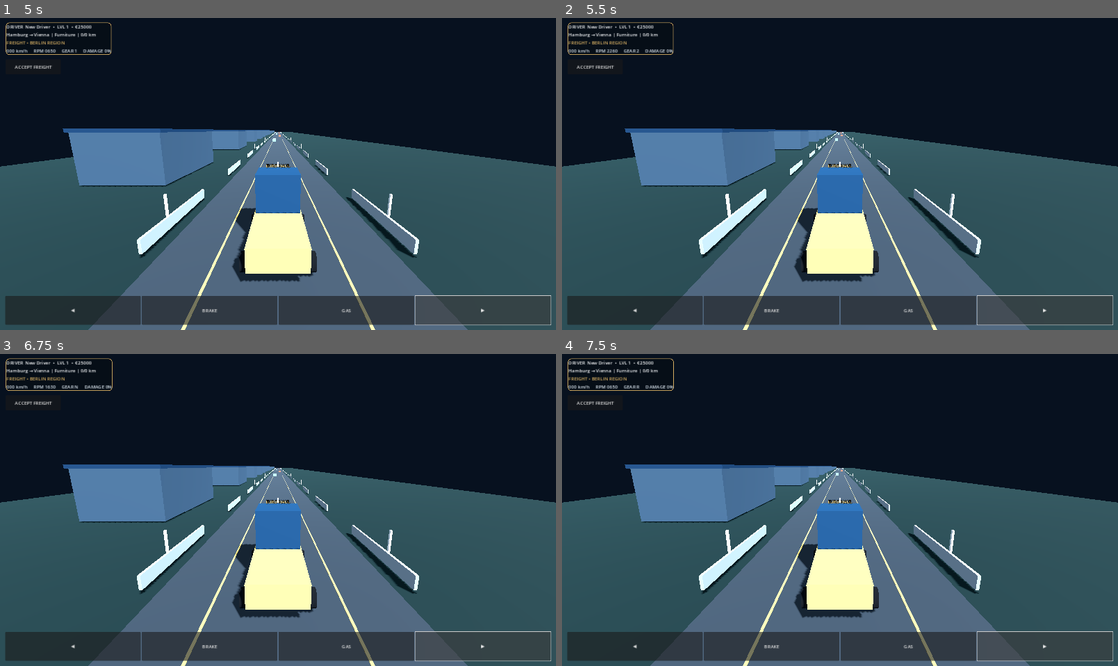
Above: before the commit, frames 1-4 (two rows, left to right).
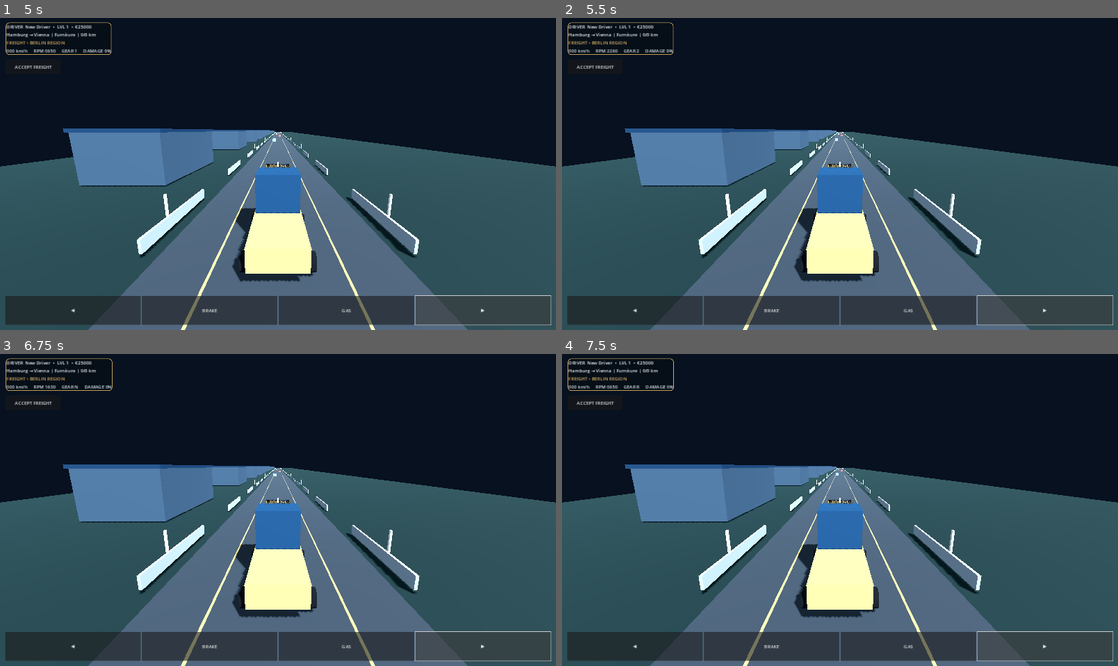
Above: after the commit, the same moments.

Repository: haseebop668-a11y/EURO-HAUL
Game: Godot game, scene res://Scenes/Main.tscn
Same seed, same stepped clock (60 frames per second), same inputs: the game is played once before the commit and once after it.
Inputs:
- Up to frame 1 (5 s): click "ACCEPT FREIGHT" at 0.5 s; click "ACCEPT FREIGHT" at 1.25 s; click "◀" at 2 s; click "BRAKE" at 2.75 s; click "GAS" at 3.5 s; click "▶" at 4.25 s
- Up to frame 2 (5.5 s): tap Enter at 5 s; hold W (accelerate) from 5.03 s (still down); tap E at 5.1 s
- Up to frame 3 (6.75 s): tap Space (brake) at 5.75 s; tap Q at 5.85 s; tap Enter at 6.5 s; release W (accelerate) at 6.53 s; hold A (steer_left) from 6.53 s (still down); tap N at 6.6 s
- Up to frame 4 (7.5 s): keep holding A (steer_left); tap Space (brake) at 7.25 s; tap R at 7.35 s

Frame 1 is identical in both runs. In frame 2, less than 0.1% of the frame differs, in the area x 11-76%, y 36-85%; in frame 3, less than 0.1%; in frame 4, less than 0.1%.

Commit message:
Tune diesel truck acceleration response

Diff:
--- a/Godot/Scripts/vehicle_controller.gd
+++ b/Godot/Scripts/vehicle_controller.gd
@@ -76,7 +76,7 @@
 	var torque_factor := 1.0 - 0.22 * pow(clampf((engine_rpm - idle_rpm) / maxf(1.0, redline_rpm - idle_rpm), 0.0, 1.0), 2.0)
 	var drive_accel := 0.0
 	if gear != 0 and clutch_input < 0.95 and damage < 80.0:
-		drive_accel = throttle_input * engine_load * torque_factor * absf(ratio) * final_drive * 0.012 * (1.0 - clutch_input)
+		drive_accel = throttle_input * engine_load * torque_factor * (engine_max_torque_nm / 1100.0) * absf(ratio) * final_drive * 0.045 * (1.0 - clutch_input)
 		if gear < 0:
 			drive_accel = -absf(drive_accel)
 		elif throttle_input < 0.0:
